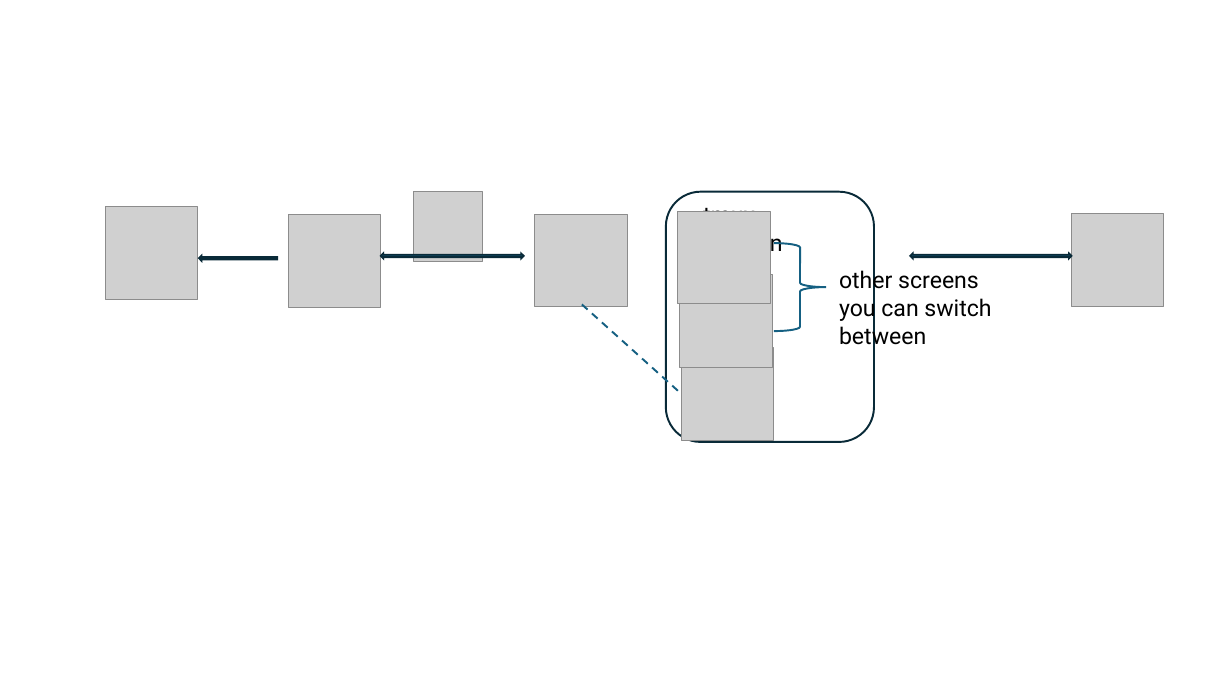
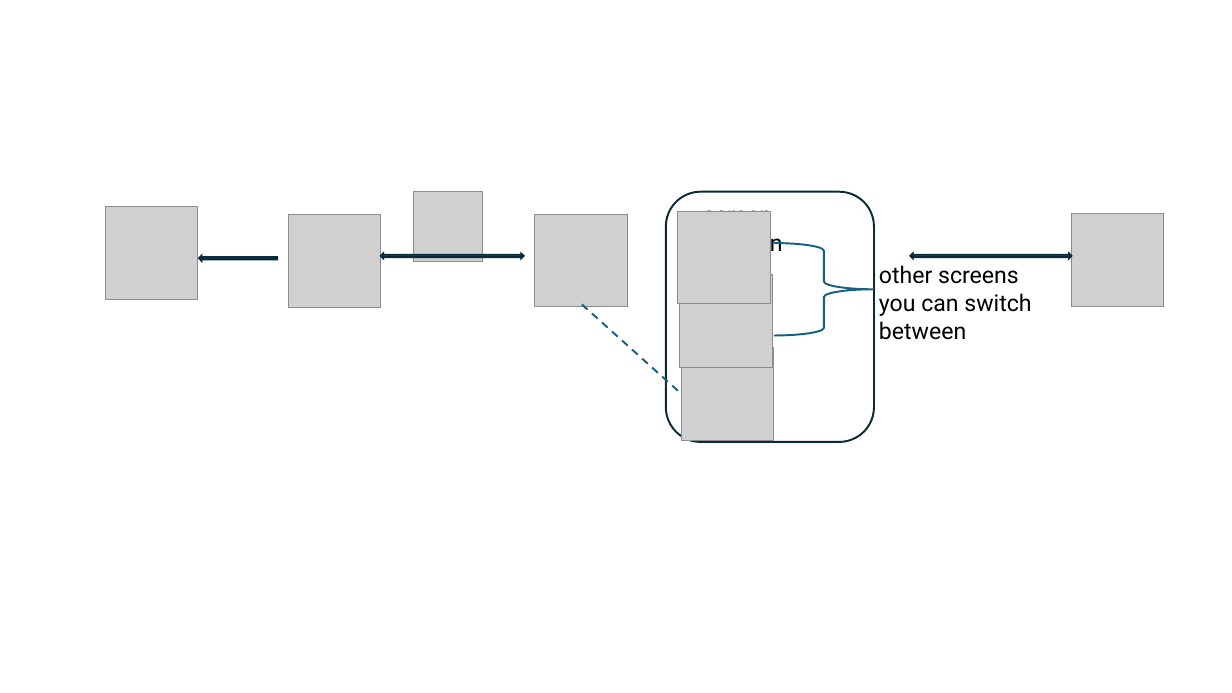
Before and after one commit to harvardinformatics/short-trainings, a slide deck: slide 18 of cmd-line-101/cmdline_tips_draft.pptx. Drawn at 1232x693 pixels with LibreOffice and Linux fonts; fonts in the diff are those of the drawing; grey boxes stand for pictures. Boxes give left, top, right and bottom in pixels: in the first picture for what was removed or moved away, otherwise in the second. Text is boxed around its words. In the diff, an @@ line names an element or a change of style, - is before the commit and + after.

```diff
--- a/cmd-line-101/cmdline_tips_draft.pptx
+++ b/cmd-line-101/cmdline_tips_draft.pptx
@@ text at (x1=703, y1=203, x2=782, y2=256): text changed @@
-tmux session
+screen session
@@ right brace resized from (x1=775, y1=243, x2=826, y2=331) to (x1=775, y1=243, x2=874, y2=335) @@
@@ right brace at (x1=775, y1=243, x2=874, y2=335): proportions changed @@
@@ text "other screens you can switch ..." rewrapped from (x1=839, y1=268, x2=991, y2=349) to (x1=879, y1=265, x2=1031, y2=340) @@
```
Also in this commit, not shown: 12 other slides changed, 2 slides added.
